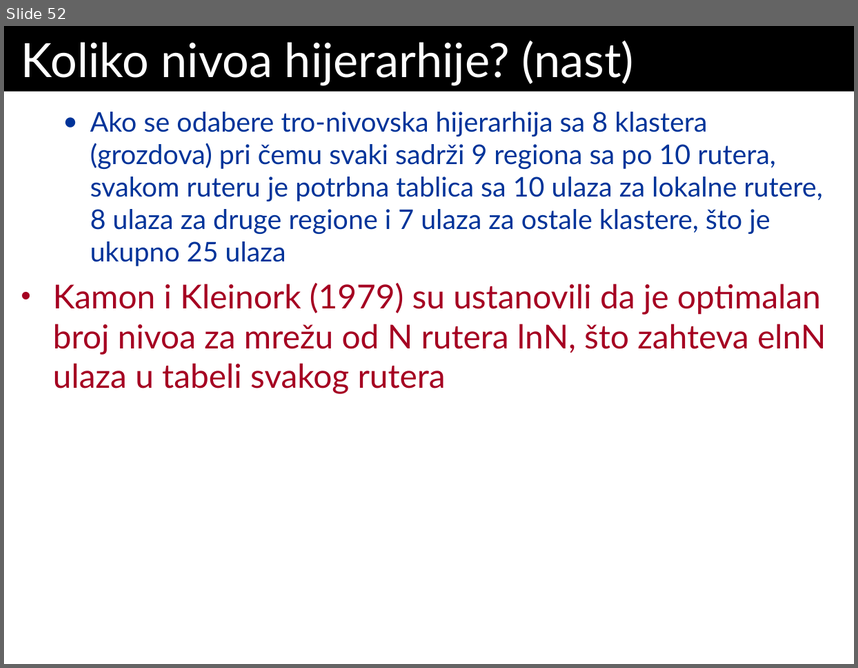
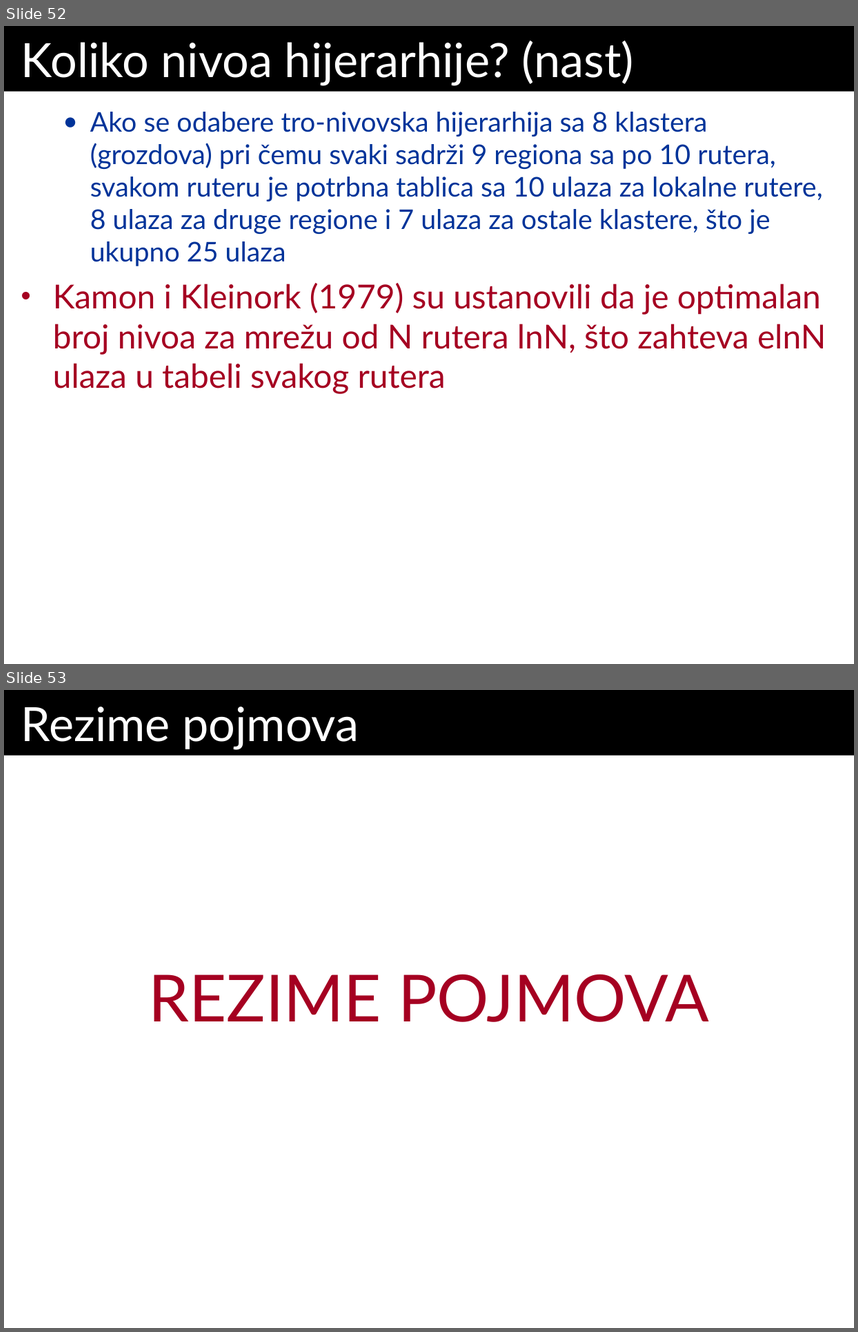
Before and after one commit to Dw1GHTY/TransferRepo, a slide deck: RM/Predavanja/P4_RM-Mrezni Nivo.ppt. Shown one above the other, each under a label of ours: slide 52 before the commit, slides 52 and 53 after it. The pictures are 858x668 and 858x1332 pixels, drawn with LibreOffice and Linux fonts; fonts in the diff are those of the drawing. Boxes give left, top, right and bottom in pixels: in the first picture for what was removed or moved away, otherwise in the second. Text is boxed around its words. In the diff, an @@ line names an element or a change of style, - is before the commit and + after.

```diff
--- a/RM/Predavanja/P4_RM-Mrezni Nivo.ppt
+++ b/RM/Predavanja/P4_RM-Mrezni Nivo.ppt
@@ slide 53 added at (4, 690, 854, 1328), background #FFFFFF @@
@@ title added at (4, 690, 854, 756), fill #000000, 40 pt, text #FFFFFF @@
+Rezime pojmova
@@ text added at (148, 974, 709, 1022), 55 pt, text #A50021 @@
+REZIME POJMOVA
```
Also in this commit, not shown: 4 other slides added, 3 other files.
